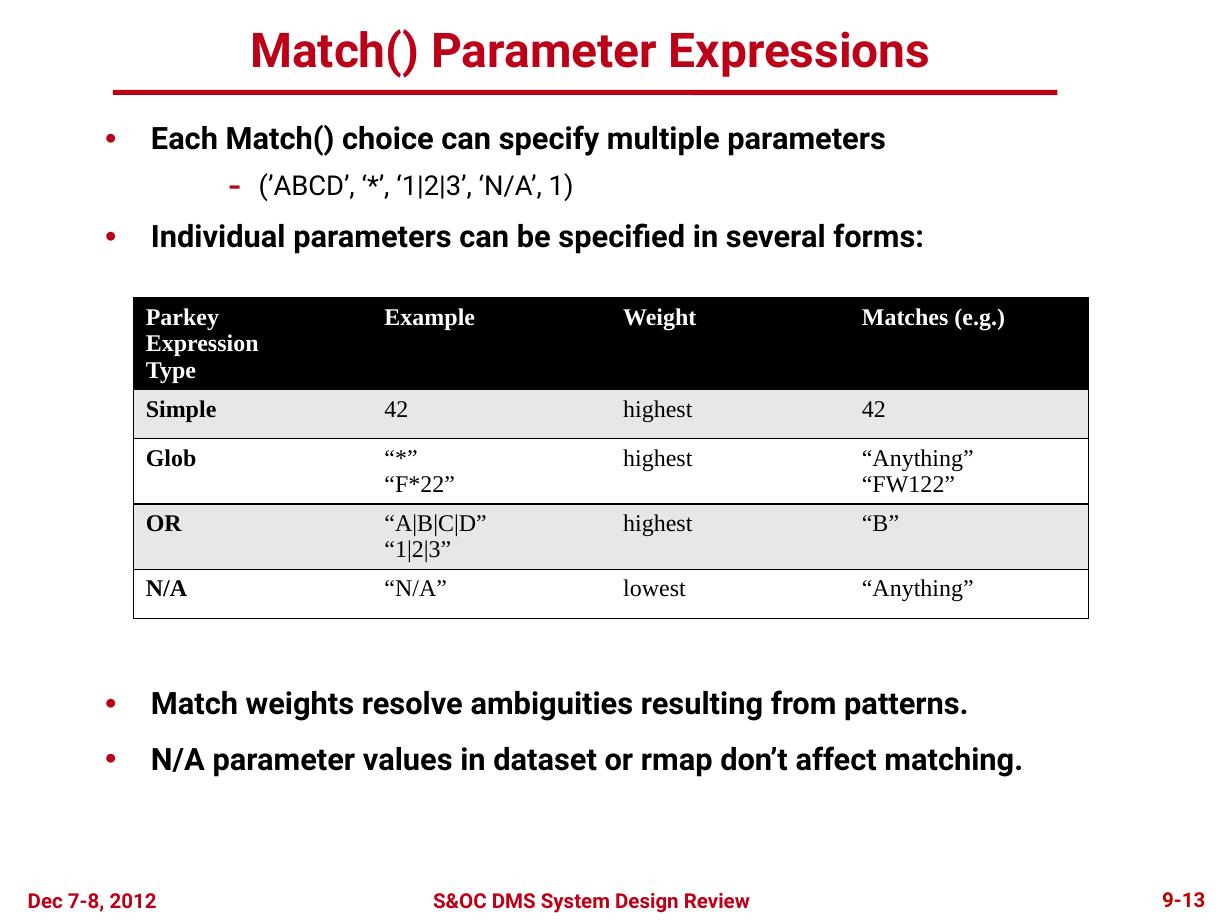
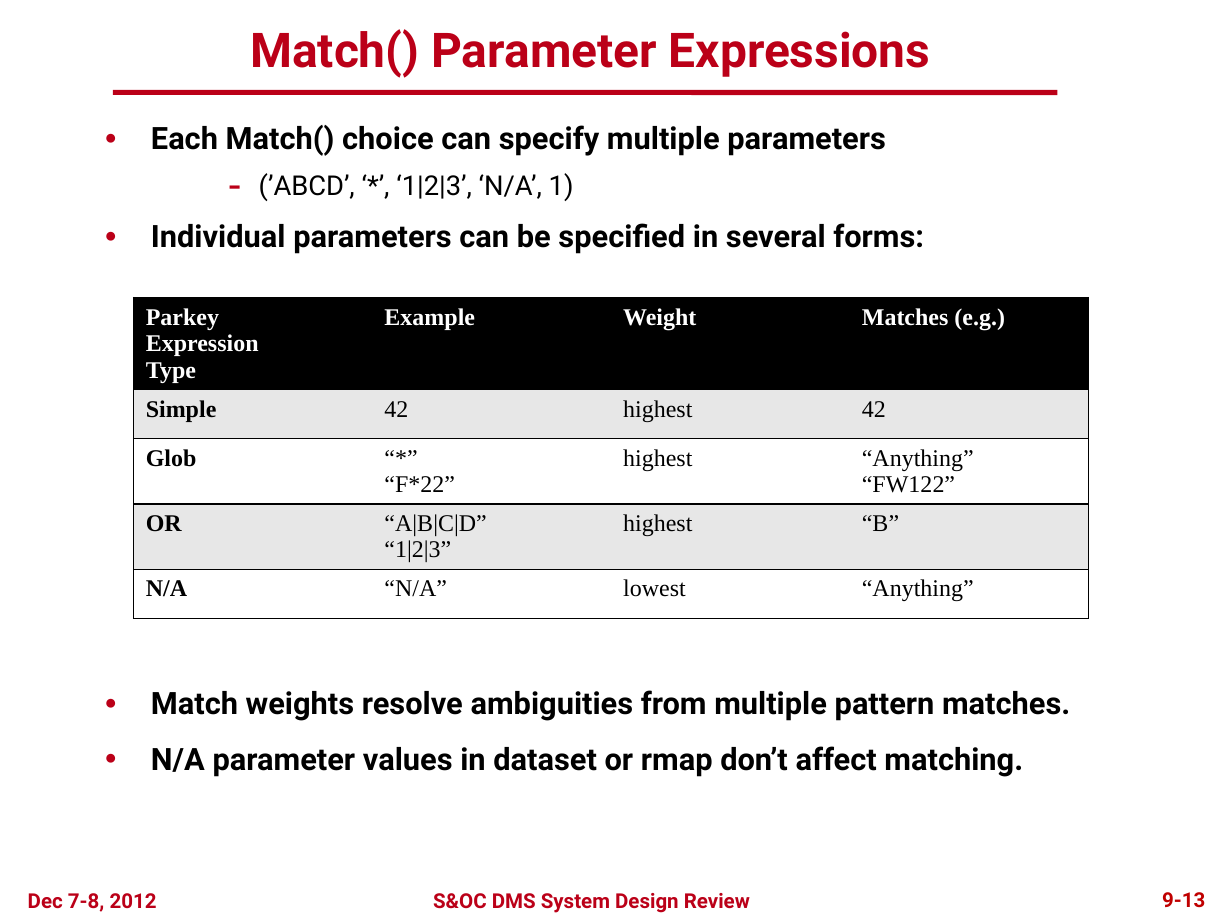
Before and after one commit to spacetelescope/crds, a slide deck: slide 12 of docs/DMS_SDR2_09_CRDS_final.pptx. Drawn at 1232x924 pixels with LibreOffice and Linux fonts; fonts in the diff are those of the drawing; background and template pictures are left out. Boxes give left, top, right and bottom in pixels: in the first picture for what was removed or moved away, otherwise in the second. Text is boxed around its words. In the diff, an @@ line names an element or a change of style, - is before the commit and + after.

```diff
--- a/docs/DMS_SDR2_09_CRDS_final.pptx
+++ b/docs/DMS_SDR2_09_CRDS_final.pptx
@@ text at bbox=[151, 690, 1070, 721]: text changed @@
-● Match weights resolve ambiguities resulting from patterns.
+● Match weights resolve ambiguities from multiple pattern matches.
```
Also in this commit, not shown: 13 other slides changed.
